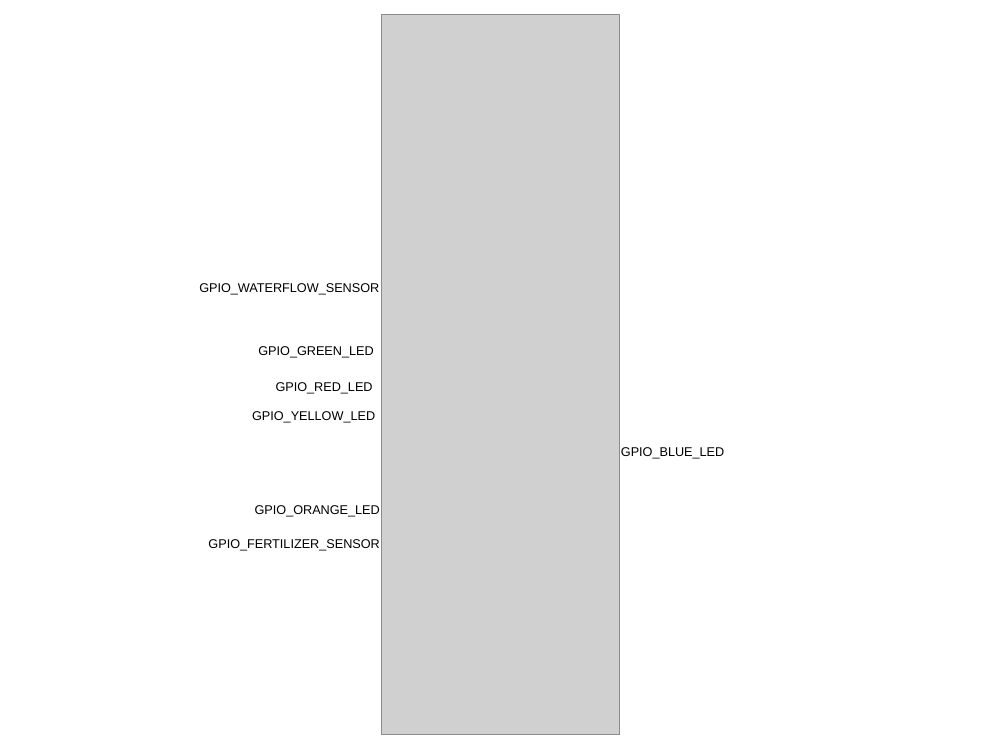
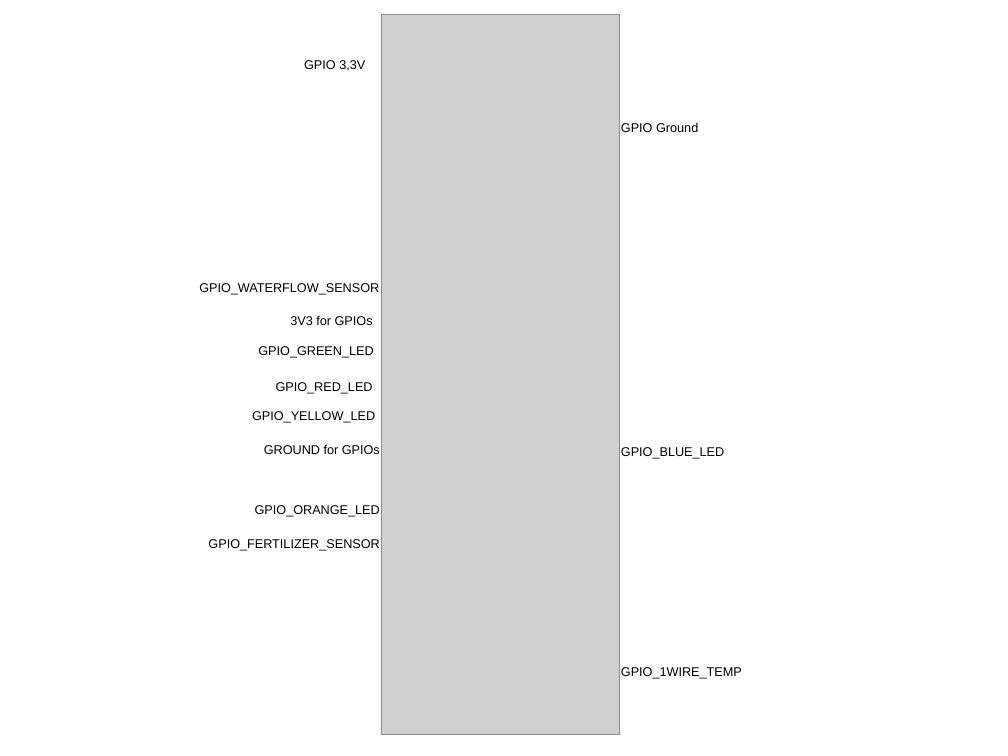
Before and after one commit to astaubert/flowerpi, a slide deck: slide 1 of flowerpi GPIO usage.odp. Drawn at 1008x756 pixels with LibreOffice and Linux fonts; fonts in the diff are those of the drawing; grey boxes stand for pictures. Boxes give left, top, right and bottom in pixels: in the first picture for what was removed or moved away, otherwise in the second. Text is boxed around its words. In the diff, an @@ line names an element or a change of style, - is before the commit and + after.

Commit message:
Version V02.00.00 with Temp Test Program

```diff
--- a/flowerpi GPIO usage.odp
+++ b/flowerpi GPIO usage.odp
@@ text added at bbox=[304, 60, 365, 71], 10 pt, text #000000 @@
+GPIO 3,3V
@@ text added at bbox=[621, 123, 698, 132], 10 pt, text #000000 @@
+GPIO Ground
@@ text added at bbox=[290, 316, 373, 325], 10 pt, text #000000 @@
+3V3 for GPIOs
@@ text added at bbox=[264, 445, 380, 454], 10 pt, text #000000 @@
+GROUND for GPIOs
@@ text added at bbox=[621, 667, 742, 679], 10 pt, text #000000 @@
+GPIO_1WIRE_TEMP
```
Also in this commit, not shown: 4 other files.
